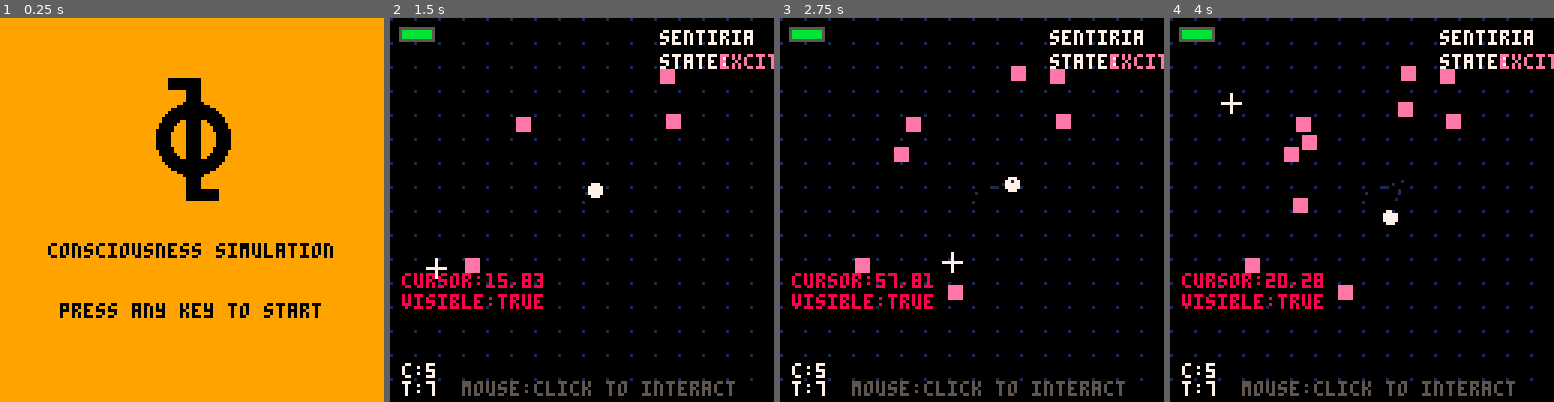
Above: before the commit, frames 1-4 (left to right).
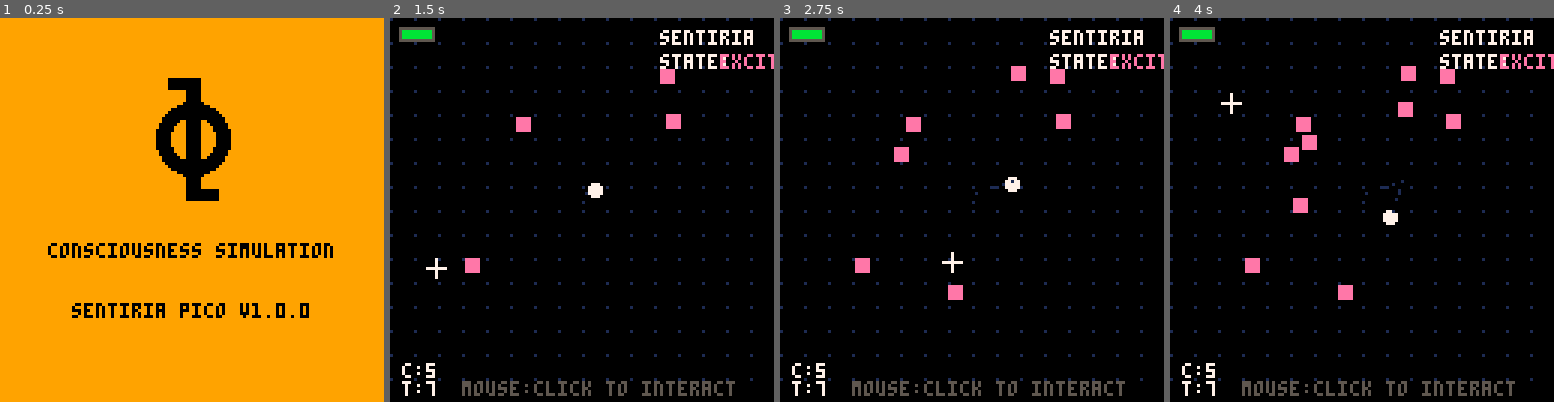
Above: after the commit, the same moments.

Repository: lopanapol/sentium-pico
Game: PICO-8 cartridge sentiria_pico.p8
Two runs of this game, one before a commit and one after it. Both use one fixed random seed, a clock stepped at 60 frames per second and the inputs below.
Inputs (mouse positions are in pixels of both pictures, inside the frame that each line leads up to):
- Up to frame 1 (0.25 s): no input
- Up to frame 2 (1.5 s): tap X (X key) at 0.33, 1.07 s; click (670, 121) at 0.67 s; tap O (Z key) at 0.7 s; click (436, 267) at 1.22 s
- Up to frame 3 (2.75 s): tap O (Z key) at 1.7, 2.1, 2.5 s; click (887, 114) at 1.77 s; tap X (X key) at 1.85 s; click (952, 259) at 2.32 s
- Up to frame 4 (4 s): click (1404, 106) at 2.87 s; tap O (Z key) at 2.9, 3.3, 3.7 s; tap X (X key) at 2.97 s; click (1465, 256) at 3.42 s; click (1231, 102) at 3.97 s

The runs differ from the first frame. In frame 1, 0.9% of the frame differs, in the area x 15-84%, y 74-79%; in frame 2, 1.3%; in frame 3, 1.3%; in frame 4, 1.3%, in the area x 3-40%, y 66-76%.

Commit message:
Initial implementation of the Sentium pixel consciousness simulation; includes game state management, energy system, consciousness updates, and rendering functions.

Diff:
--- a/sentium_pixel.p8
+++ b/sentiria_pico.p8
@@ -380,10 +380,6 @@
 end
 
 function draw_cursor()
-  -- Debug: show cursor status
-  print("cursor:"..mouse_cursor.x..","..mouse_cursor.y, 4, 85, 8)
-  print("visible:"..tostr(mouse_cursor.visible), 4, 92, 8)
-
   -- Draw mouse cursor if mouse support is available
   if mouse_cursor.visible then
     local cursor_x = mouse_cursor.x
@@ -659,7 +655,7 @@
   print(subtitle, sub_x, 75, 0)
 
   -- Add instruction text
-  local instruction = "press any key to start"
+  local instruction = "sentiria pico v1.0.0"
   local inst_width = #instruction * 4
   local inst_x = (128 - inst_width) / 2
   print(instruction, inst_x, 95, 0)
